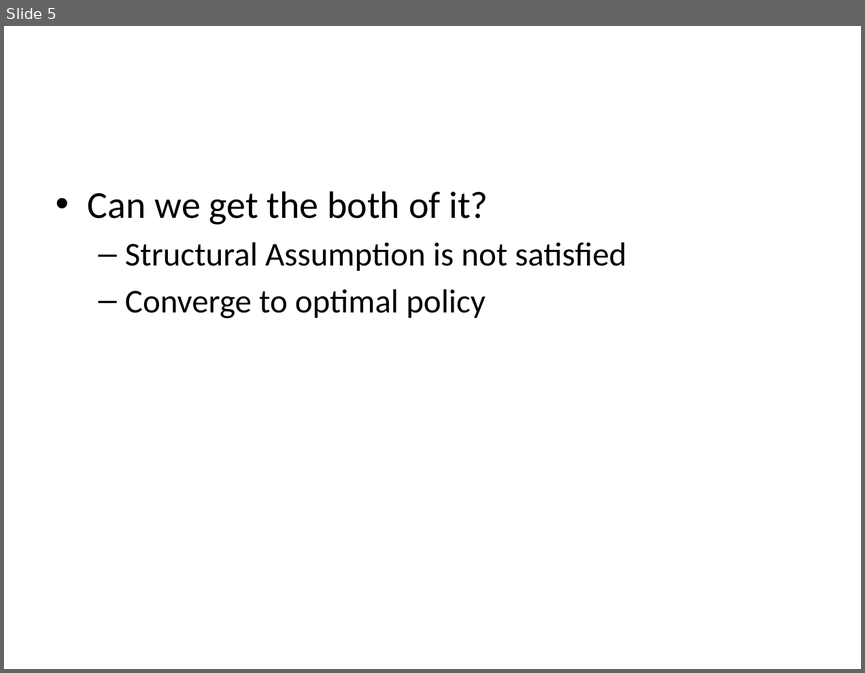
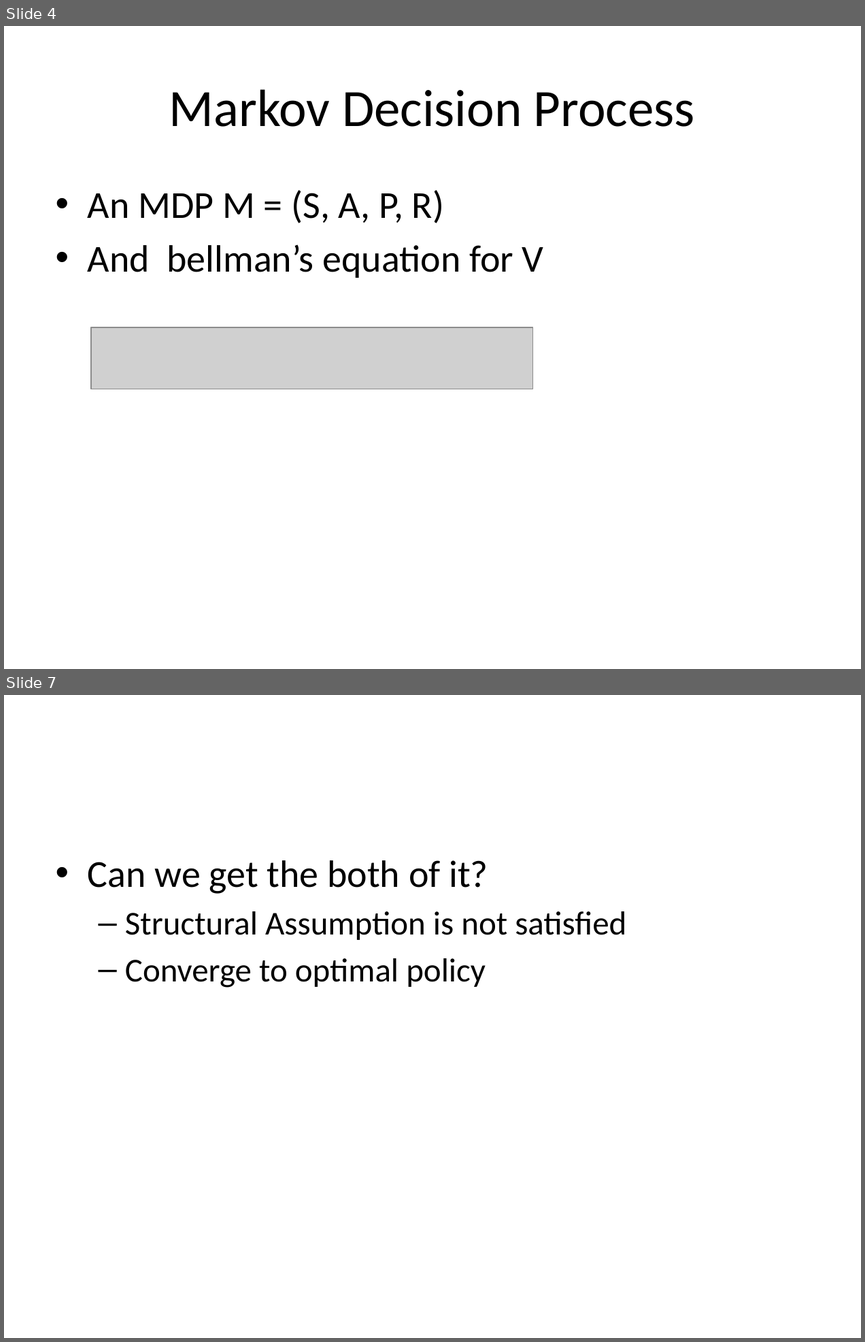
Before and after one commit to lono175/Thesis, a slide deck: OptimalPlanning.pptx. Shown one above the other, each under a label of ours: slide 5 before the commit, slides 4 and 7 after it; the slides between them are not shown. The pictures are 865x673 and 865x1342 pixels, drawn with LibreOffice and Linux fonts; fonts in the diff are those of the drawing; grey boxes stand for pictures. Boxes give left, top, right and bottom in pixels: in the first picture for what was removed or moved away, otherwise in the second. Text is boxed around its words. In the diff, an @@ line names an element or a change of style, - is before the commit and + after.

```diff
--- a/OptimalPlanning.pptx
+++ b/OptimalPlanning.pptx
@@ slide 4 added at <box>4,26,861,669</box>, background #FFFFFF @@
@@ title added at <box>169,89,695,127</box>, 44 pt, text #000000 @@
+Markov Decision Process
@@ text added at <box>88,190,544,278</box>, 32 pt, text #000000 @@
+• An MDP M = (S, A, P, R)
+• And bellman’s equation for V
@@ picture added at <box>92,328,534,389</box> @@
@@ what was slide 5 is now slide 7 @@
```
Also in this commit, not shown: 10 slides changed, 25 other slides added, 1 slide removed.
